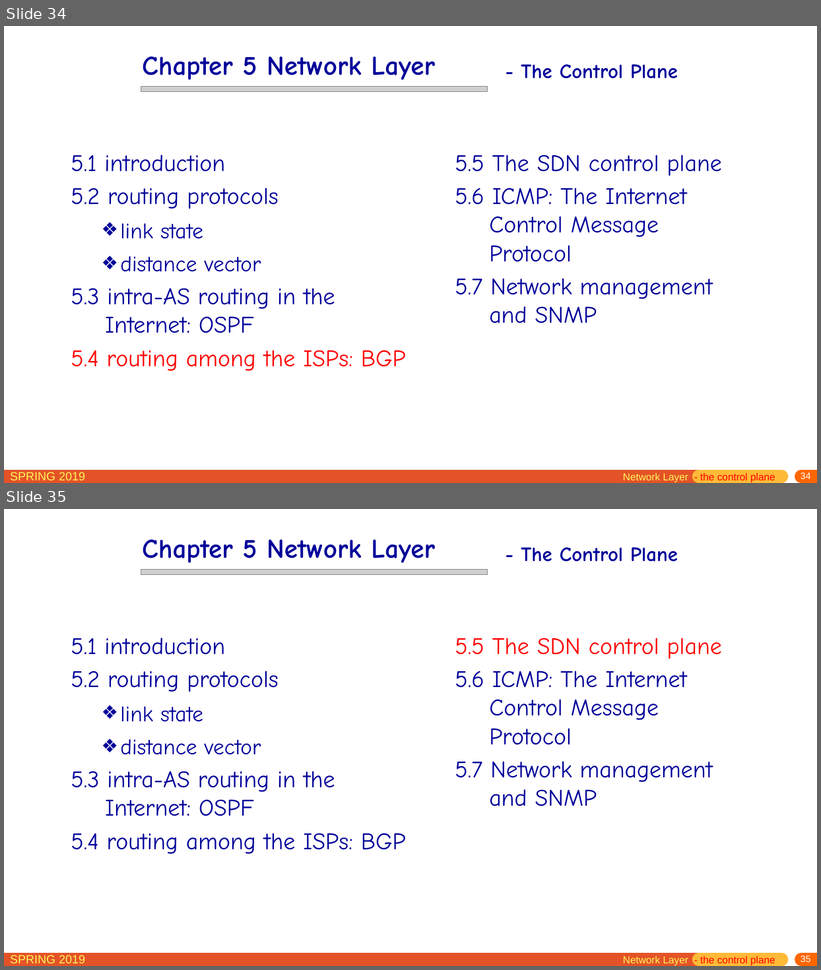
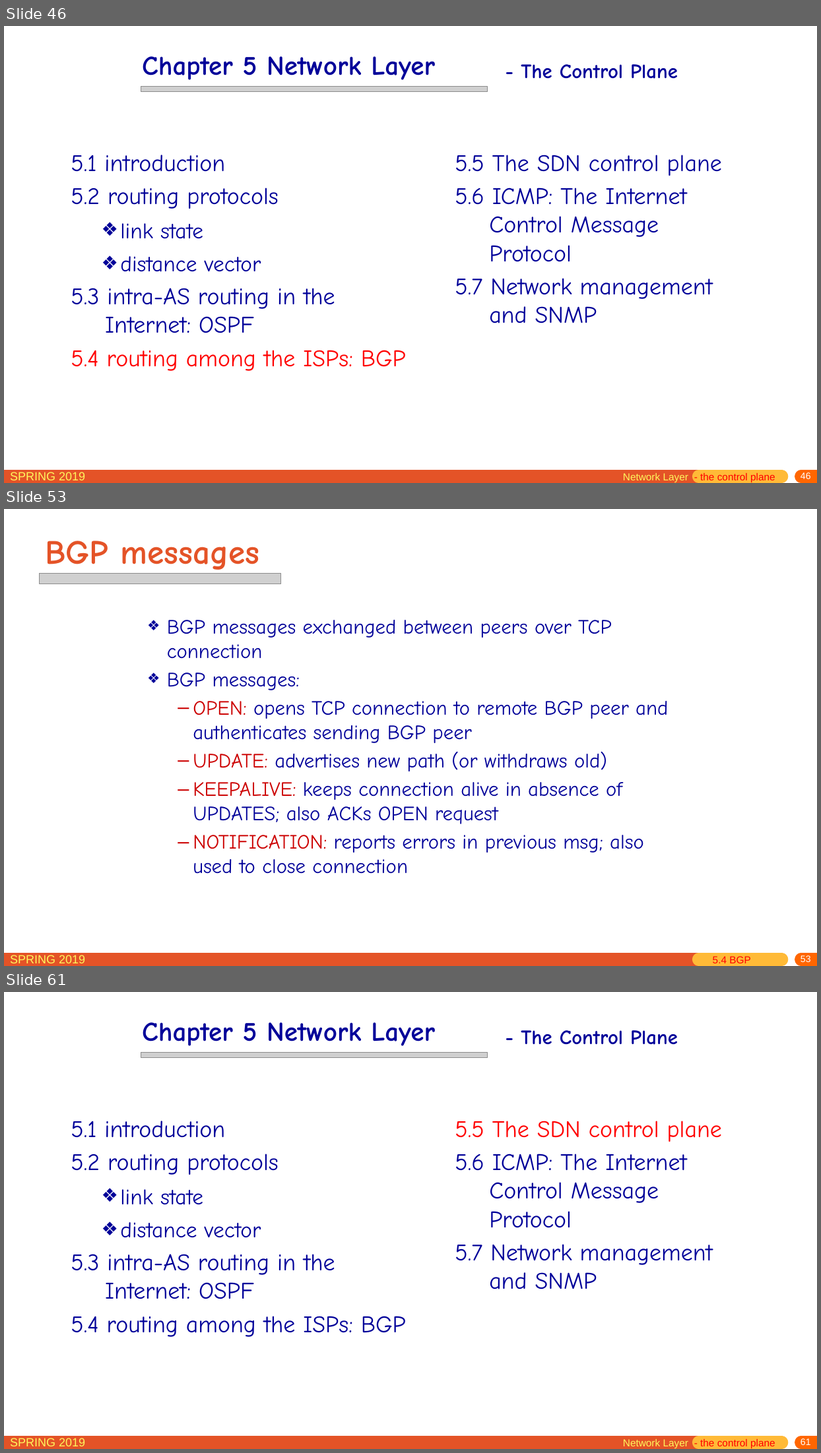
Before and after one commit to jichenghu/PPT_networkDistributed, a slide deck: chapter5.pptx. Shown one above the other, each under a label of ours: slides 34 and 35 before the commit, slides 46, 53 and 61 after it; the slides between them are not shown. The pictures are 821x970 and 821x1453 pixels, drawn with LibreOffice and Linux fonts; fonts in the diff are those of the drawing; grey boxes stand for pictures. Boxes give left, top, right and bottom in pixels: in the first picture for what was removed or moved away, otherwise in the second. Text is boxed around its words. In the diff, an @@ line names an element or a change of style, - is before the commit and + after.

```diff
--- a/chapter5.pptx
+++ b/chapter5.pptx
@@ slide 53 added at [4,509,817,966], background #FFFFFF; not listed: 5 template elements that a slide beside it also shows @@
@@ title added at [45,541,260,574], 40 pt, text #E45327, bold @@
+BGP messages
@@ picture added at [40,574,281,584] @@
@@ text added at [167,620,668,874], 24 pt, text #000099 @@
+❖ BGP messages exchanged between peers over TCP connection
+❖ BGP messages:
+  – OPEN: opens TCP connection to remote BGP peer and authenticates sending BGP peer
+  – UPDATE: advertises new path (or withdraws old)
+  – KEEPALIVE: keeps connection alive in absence of UPDATES; also ACKs OPEN request
+  – NOTIFICATION: reports errors in previous msg; also used to close connection
@@ text added at [713,956,750,964], 12 pt, text #FF0000 @@
+5.4 BGP
@@ what was slide 34 is now slide 46 @@
@@ page number at [801,473,811,479]: text changed @@
-34
+46
@@ what was slide 35 is now slide 61 @@
@@ page number at [801,1439,811,1445]: text changed @@
-35
+61
```
Also in this commit, not shown: 6 slides changed, 54 other slides added, 1 other file.
